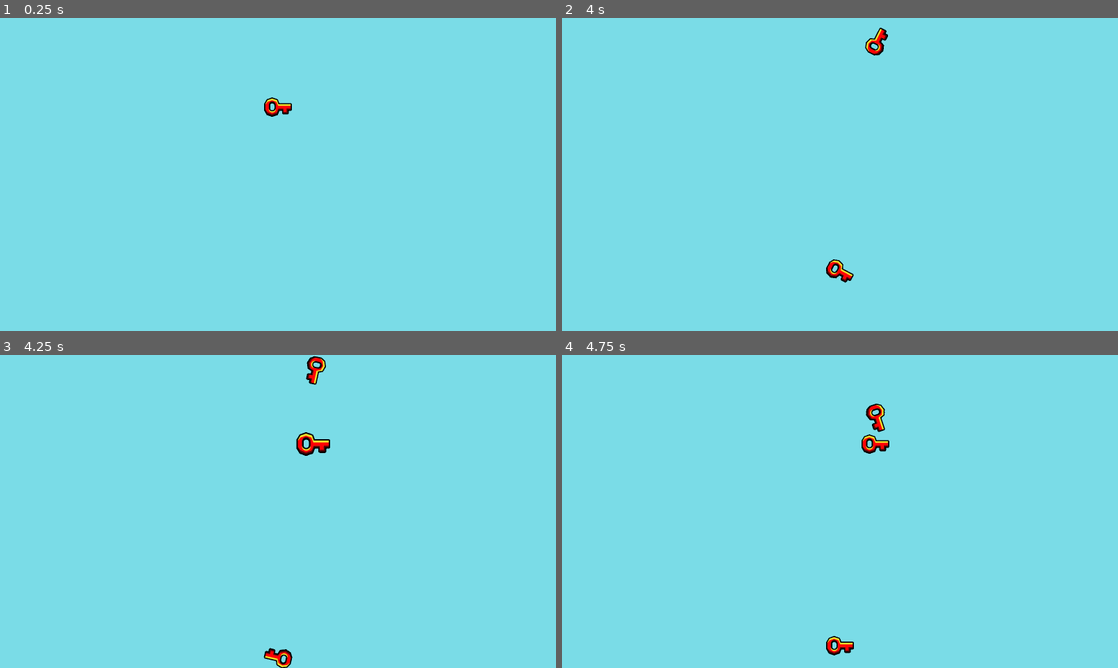
Above: before the commit, frames 1-4 (two rows, left to right).
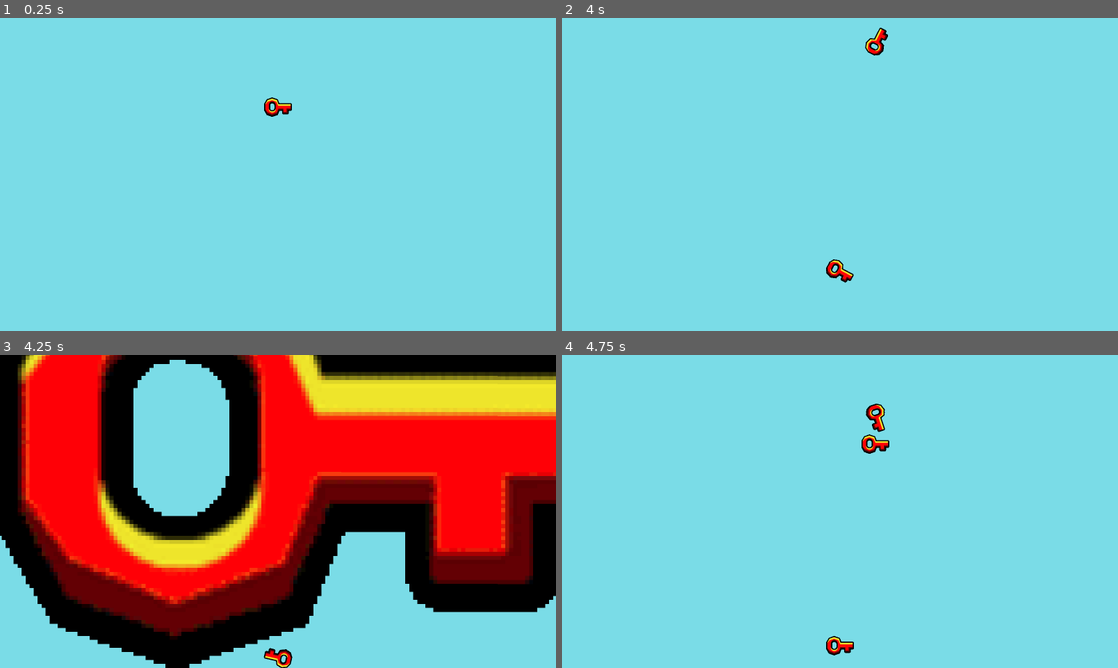
Above: after the commit, the same moments.

Repository: DiVaSkibo/Notebook-command
Game: Godot game, scene res://Scene/+.tscn
The game is run twice, just before and just after one commit, with the same random seed, the same clock (stepped at 60 frames per second) and the same inputs.
Inputs (mouse positions are in pixels of both pictures, inside the frame that each line leads up to):
- Up to frame 1 (0.25 s): no input
- Up to frame 2 (4 s): tap Enter at 0.5 s; move the mouse to (840, 105) at 0.52 s; press the mouse at (840, 105) at 0.53 s; move the mouse to (728, 190) at 1.27 s; release the mouse at (728, 190) at 1.28 s; click (728, 190) at 1.35 s; move the mouse to (895, 105) at 2.02 s; press the mouse at (895, 105) at 2.03 s; move the mouse to (840, 309) at 2.77 s; release the mouse at (840, 309) at 2.78 s; click (840, 309) at 2.85 s; move the mouse to (878, 105) at 3.52 s; press the mouse at (878, 105) at 3.53 s
- Up to frame 3 (4.25 s): no input
- Up to frame 4 (4.75 s): move the mouse to (673, 464) at 4.27 s; release the mouse at (673, 464) at 4.28 s; click (673, 464) at 4.35 s

Frames 1-2 are identical in both runs. In frame 3, 75% of the frame differs, in the area x 0-100%, y 0-100%; in frame 4, nothing differs.

Commit message:
Fix
+ Item constants
* Item script
* Item resource script

Diff:
--- a/script/__Item.gd
+++ b/script/__Item.gd
@@ -1,6 +1,9 @@
 class_name Item extends RigidBody2D
 
 	#region	Vars
+const SPIN_DEGREES := 11.
+const HOVER_SCALE := Vector2(11., 11.)
+
 @export var resource :ItemResource
 
 var is_focused := false
@@ -14,18 +17,18 @@
 	if resource.radius: $CollisionShape2D.shape.radius = resource.radius
 	gravity_scale = resource.mass
 func _physics_process(_delta: float) -> void:
-	if not freeze and not get_contact_count(): sprite.rotation_degrees += 11
+	if not freeze and not get_contact_count(): sprite.rotation_degrees += SPIN_DEGREES
 func _input(event: InputEvent) -> void:
 	if event.is_action_pressed('PickUp'):
 		if is_focused:
 			freeze = false
 			is_focused = false
-			sprite.scale -= Vector2(.11, .11)
+			sprite.scale -= HOVER_SCALE
 			apply_force(Vector2(0, -400))
 
 func back() -> void:
 	position = Vector2.ZERO
-	sprite.rotation_degrees = -11
+	sprite.rotation_degrees = -SPIN_DEGREES
 	set_deferred('freeze', true)
 #endregion
 
@@ -33,9 +36,9 @@
 func _on_mouse_entered() -> void:
 	if not freeze: return
 	is_focused = true
-	sprite.scale += Vector2(.11, .11)
+	sprite.scale += HOVER_SCALE
 func _on_mouse_exited() -> void:
 	if not freeze: return
 	is_focused = false
-	sprite.scale -= Vector2(.11, .11)
+	sprite.scale -= HOVER_SCALE
 #endregion
--- a/script/____ItemResource.gd
+++ b/script/____ItemResource.gd
@@ -1,5 +1,4 @@
-extends Resource
-class_name ItemResource
+class_name ItemResource extends Resource
 
 @export var sprite :Texture2D
 @export_range(-8., 8.) var mass :float = 1.
